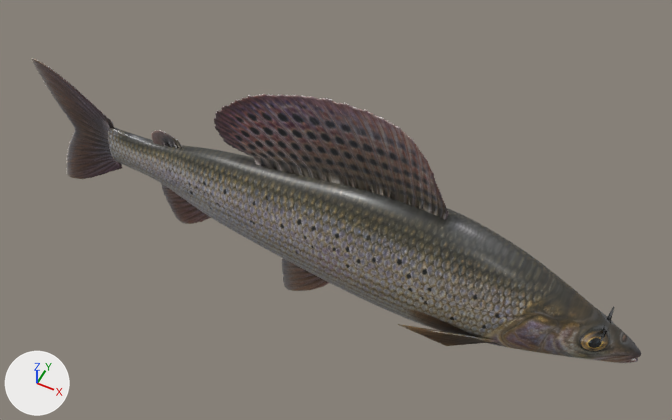
Two versions of the glTF model assets/models/fish/grayling.glb, one commit apart.
Camera for both pictures: a 50 mm lens placed at (0.442, -0.815, 1.046), pointed at (0.027, 0.013, 0.01). Every picture has the same lights, and +X, +Y and +Z are marked at lower left. The older version comes first. Vertices at exactly the same position are counted once.

The first picture shows 'grayling_realistic.003'.
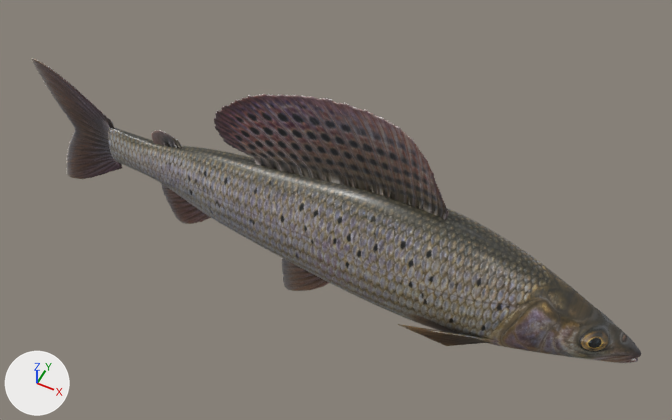
Boxes [x1, y1, x2, y2] around the edits, measured in the pictures (672 x 420 px; the box of a moved part takes in the faces that stretch with it):
part 1 of me_grayling_reconstructed_body_003, moved or reshaped: before [600, 307, 615, 343]; after [604, 318, 609, 331]
part 2 of me_grayling_reconstructed_body_003, surface changed: [108, 127, 570, 350] in both

The change in detail:
me_grayling_reconstructed_body_003 is used by ob_grayling_realistic_003; location (0.0, 0.0, 0.0).
me_grayling_reconstructed_body_003 had 47244 vertices, 94330 faces and spanned x -0.5..0.5, y -0.09..0.09, z -0.22..0.24.
me_grayling_reconstructed_body_003 now has 46542 vertices, 92894 faces and spans x -0.5..0.5, y -0.09..0.09, z -0.22..0.24.
me_grayling_reconstructed_body_003 part 1: 4 vertices removed from x 0.444..0.446, y -0.032..0.032, z -0.001..0.001; 2 vertices added at x 0.444..0.446, y 0.0, z 0.0..0.001.
me_grayling_reconstructed_body_003 part 2: 4239 kept faces spanning x -0.37..0.384, y -0.064..0.064, z -0.133..0.095 get new texture (UV) coordinates.
Other edits to the shape of me_grayling_reconstructed_body_003 do not show in these pictures.
